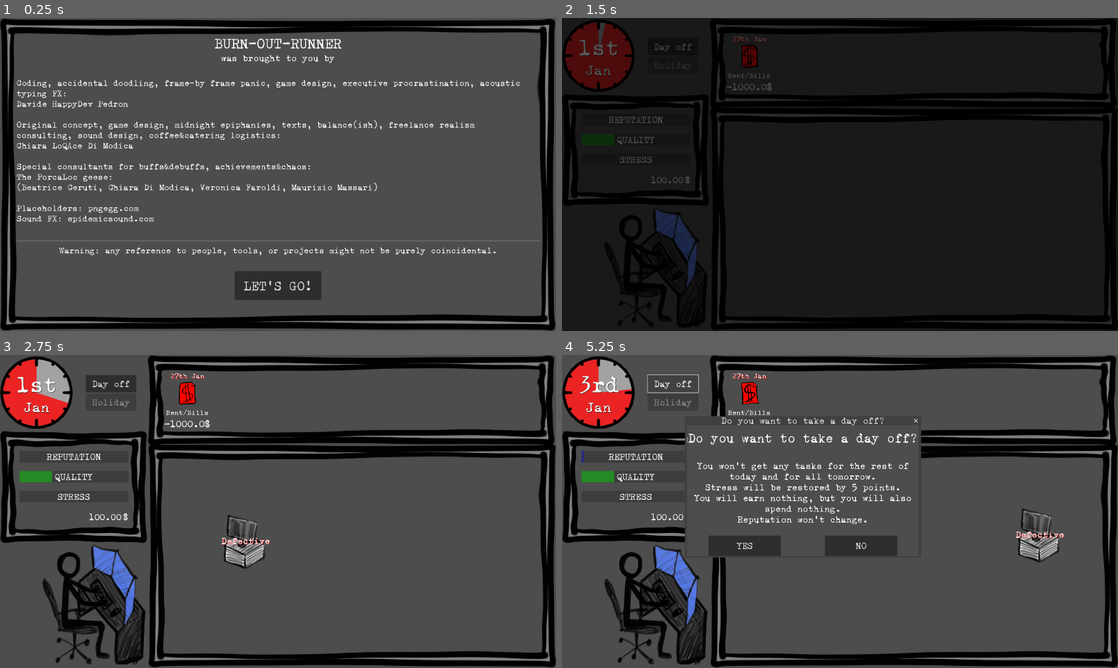
Above: before the commit, frames 1-4 (two rows, left to right).
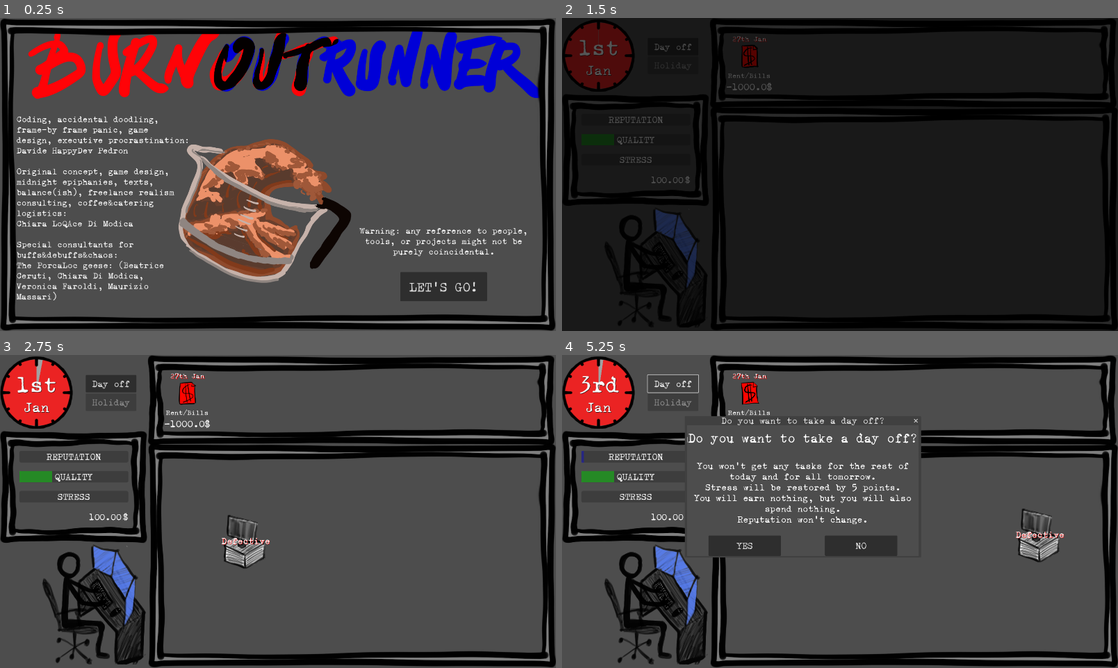
Above: after the commit, the same moments.

Repository: ildede/game-off-2025
Game: Godot game, scene res://scenes/game/screens/splash_screen/splash.tscn
Same seed, same stepped clock (60 frames per second), same inputs: the game is played once before the commit and once after it.
Inputs:
- Up to frame 1 (0.25 s): no input
- Up to frame 2 (1.5 s): click "LET'S GO!" at 0.5 s; click "START" at 1.25 s
- Up to frame 3 (2.75 s): click "Accept" at 2 s
- Up to frame 4 (5.25 s): click "Day off" at 2.75 s; click "YES" at 3.5 s; click "CONTINUE" at 4.25 s; click "Day off" at 5 s

The runs differ from the first frame. In frame 1, 27% of the frame differs, in the area x 3-97%, y 4-91%; in frame 2, less than 0.1%; in frame 3, 0.5%; in frame 4, 0.4%.

Commit message:
feat: change icon

Diff:
--- a/autoloads/config.gd
+++ b/autoloads/config.gd
@@ -1,8 +1,8 @@
 class_name Config
 extends RefCounted
 
-const DAY_LENGHT_IN_SECONDS: float = 3
-const SECONDS_BETWEEN_EVENTS: int = 10
+const DAY_LENGHT_IN_SECONDS: float = 30
+const SECONDS_BETWEEN_EVENTS: int = 11
 const SECONDS_BETWEEN_TASKS: int = 3
 const WORDS_PER_LETTER: int = 11
 const MAX_STRESS_LEVEL: float = 100
--- a/icon.svg
+++ /dev/null
@@ -1 +0,0 @@
-<svg xmlns="http://www.w3.org/2000/svg" width="128" height="128"><rect width="124" height="124" x="2" y="2" fill="#363d52" stroke="#212532" stroke-width="4" rx="14"/><g fill="#fff" transform="translate(12.322 12.322)scale(.101)"><path d="M105 673v33q407 354 814 0v-33z"/><path fill="#478cbf" d="m105 673 152 14q12 1 15 14l4 67 132 10 8-61q2-11 15-15h162q13 4 15 15l8 61 132-10 4-67q3-13 15-14l152-14V427q30-39 56-81-35-59-83-108-43 20-82 47-40-37-88-64 7-51 8-102-59-28-123-42-26 43-46 89-49-7-98 0-20-46-46-89-64 14-123 42 1 51 8 102-48 27-88 64-39-27-82-47-48 49-83 108 26 42 56 81zm0 33v39c0 276 813 276 814 0v-39l-134 12-5 69q-2 10-14 13l-162 11q-12 0-16-11l-10-65H446l-10 65q-4 11-16 11l-162-11q-12-3-14-13l-5-69z"/><path d="M483 600c0 34 58 34 58 0v-86c0-34-58-34-58 0z"/><circle cx="725" cy="526" r="90"/><circle cx="299" cy="526" r="90"/></g><g fill="#414042" transform="translate(12.322 12.322)scale(.101)"><circle cx="307" cy="532" r="60"/><circle cx="717" cy="532" r="60"/></g></svg>
--- a/project.godot
+++ b/project.godot
@@ -13,7 +13,7 @@
 config/name="Game Off 2025"
 run/main_scene="uid://bbkuumbsn0h32"
 config/features=PackedStringArray("4.5", "Forward Plus")
-config/icon="res://icon.svg"
+config/icon="uid://bckc8dgni1p3v"
 
 [autoload]
 
--- a/scenes/game/screens/splash_screen/splash.tscn
+++ b/scenes/game/screens/splash_screen/splash.tscn
@@ -1,10 +1,37 @@
-[gd_scene load_steps=3 format=3 uid="uid://bbkuumbsn0h32"]
+[gd_scene load_steps=4 format=3 uid="uid://bbkuumbsn0h32"]
 
 [ext_resource type="Script" uid="uid://cd4xudv0v4u1d" path="res://scenes/game/screens/splash_screen/splash.gd" id="1_r7jb1"]
+[ext_resource type="Texture2D" uid="uid://b52e1ngfga8i5" path="res://scenes/game/screens/splash_screen/Splash.png" id="2_3qxcp"]
 [ext_resource type="Theme" uid="uid://cym7llujgpfif" path="res://scenes/ui/global_themes/main_theme.tres" id="2_rpmpj"]
 
 [node name="Splash" type="Node"]
 script = ExtResource("1_r7jb1")
+
+[node name="Sprite2D" type="Sprite2D" parent="."]
+position = Vector2(960, 540)
+texture = ExtResource("2_3qxcp")
+
+[node name="GridContainer" type="GridContainer" parent="."]
+offset_left = 57.0
+offset_top = 285.0
+offset_right = 668.0
+offset_bottom = 1023.0
+
+[node name="Description" type="RichTextLabel" parent="GridContainer"]
+clip_contents = false
+layout_mode = 2
+size_flags_horizontal = 3
+size_flags_vertical = 3
+theme_override_font_sizes/normal_font_size = 30
+text = "Coding, accidental doodling, frame-by frame panic, game design, executive procrastination:
+Davide HappyDev Pedron
+
+Original concept, game design, midnight epiphanies, texts, balance(ish), freelance realism consulting, coffee&catering logistics:
+Chiara LoQAce Di Modica
+
+Special consultants for buffs&debuffs&chaos:
+The PorcaLoc geese: (Beatrice Ceruti, Chiara Di Modica, Veronica Faroldi, Maurizio Massari)"
+vertical_alignment = 1
 
 [node name="Panel" type="PanelContainer" parent="."]
 anchors_preset = 15
@@ -14,47 +41,18 @@
 grow_vertical = 2
 theme = ExtResource("2_rpmpj")
 
-[node name="GridContainer" type="GridContainer" parent="Panel"]
-layout_mode = 2
+[node name="GridContainer2" type="GridContainer" parent="."]
+anchors_preset = 15
+anchor_right = 1.0
+anchor_bottom = 1.0
+offset_left = 1198.0
+offset_top = 715.0
+offset_right = -53.0
+offset_bottom = -53.0
+grow_horizontal = 2
+grow_vertical = 2
 
-[node name="Title" type="Label" parent="Panel/GridContainer"]
-layout_mode = 2
-theme_override_font_sizes/font_size = 50
-text = "BURN-OUT-RUNNER"
-horizontal_alignment = 1
-
-[node name="Subtitle" type="Label" parent="Panel/GridContainer"]
-layout_mode = 2
-size_flags_horizontal = 3
-text = "was brought to you by"
-horizontal_alignment = 1
-vertical_alignment = 1
-
-[node name="Description" type="RichTextLabel" parent="Panel/GridContainer"]
-clip_contents = false
-layout_mode = 2
-size_flags_horizontal = 3
-size_flags_vertical = 3
-theme_override_font_sizes/normal_font_size = 30
-text = "Coding, accidental doodling, frame-by frame panic, game design, executive procrastination, acoustic typing FX:
-Davide HappyDev Pedron
-
-Original concept, game design, midnight epiphanies, texts, balance(ish), freelance realism consulting, sound design, coffee&catering logistics:
-Chiara LoQAce Di Modica
-
-Special consultants for buffs&debuffs, achievements&chaos:
-The PorcaLoc geese:
-(Beatrice Ceruti, Chiara Di Modica, Veronica Faroldi, Maurizio Massari)
-
-Placeholders: pngegg.com
-Sound FX: epidemicsound.com"
-vertical_alignment = 1
-
-[node name="HSeparator2" type="HSeparator" parent="Panel/GridContainer"]
-custom_minimum_size = Vector2(0, 20)
-layout_mode = 2
-
-[node name="Warning" type="RichTextLabel" parent="Panel/GridContainer"]
+[node name="Warning" type="RichTextLabel" parent="GridContainer2"]
 clip_contents = false
 layout_mode = 2
 size_flags_horizontal = 3
@@ -65,11 +63,11 @@
 horizontal_alignment = 1
 vertical_alignment = 1
 
-[node name="GridContainer" type="GridContainer" parent="Panel/GridContainer"]
+[node name="GridContainer" type="GridContainer" parent="GridContainer2"]
 custom_minimum_size = Vector2(0, 200)
 layout_mode = 2
 
-[node name="StartButton" type="Button" parent="Panel/GridContainer/GridContainer"]
+[node name="StartButton" type="Button" parent="GridContainer2/GridContainer"]
 custom_minimum_size = Vector2(300, 100)
 layout_mode = 2
 size_flags_horizontal = 6
@@ -77,4 +75,4 @@
 theme_override_font_sizes/font_size = 45
 text = "LET'S GO!"
 
-[connection signal="pressed" from="Panel/GridContainer/GridContainer/StartButton" to="." method="_on_start_button_pressed"]
+[connection signal="pressed" from="GridContainer2/GridContainer/StartButton" to="." method="_on_start_button_pressed"]
Binary file added: icon.png
Not shown, added: icon.png.import
Binary file added: scenes/game/screens/splash_screen/Splash.png
Not shown, added: scenes/game/screens/splash_screen/Splash.png.import
